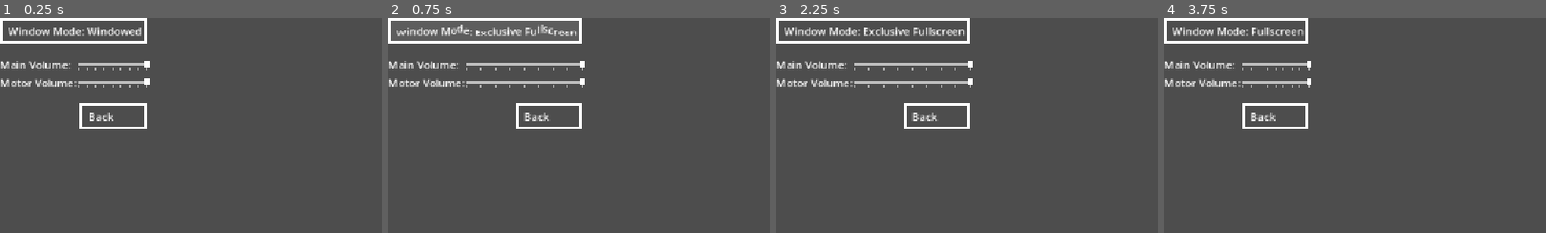
Above: before the commit, frames 1-4 (left to right).
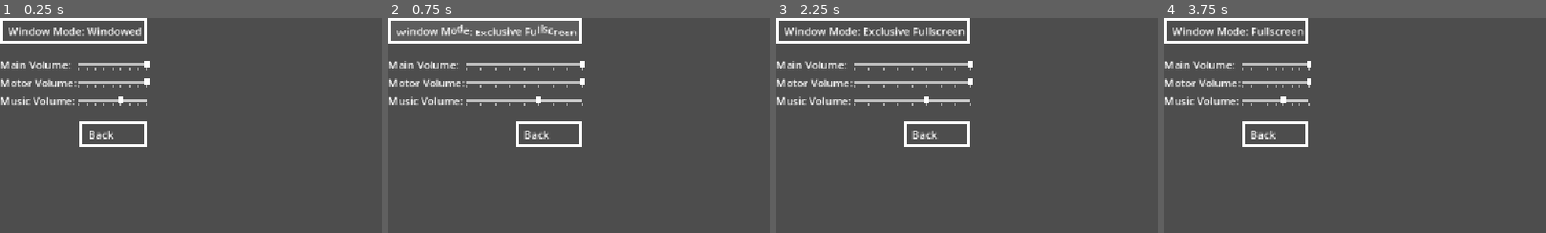
Above: after the commit, the same moments.

Repository: KIT-GameJam/dattel-jam
Game: Godot game, scene res://ui/settings_controls.tscn
The game is run twice, just before and just after one commit, with the same random seed, the same clock (stepped at 60 frames per second) and the same inputs. This scene is started directly instead of the project's main scene. Sound files missing from this copy of the repository are replaced by a short silence.
Inputs (mouse positions are % of the whole screen's width and height, from its top left):
- Up to frame 1 (0.25 s): no input
- Up to frame 2 (0.75 s): click (10, 3) at 0.52 s
- Up to frame 3 (2.25 s): move the mouse to (72, 45) at 1.27 s; hold D (right) 1.28-2.03 s; tap Space (temp_reach_goal) at 1.35, 2.1 s; tap Enter at 2 s; move the mouse to (30, 55) at 2.02 s; hold S (down) from 2.03 s (still down)
- Up to frame 4 (3.75 s): tap Space (temp_reach_goal) at 2.75, 2.85, 3.6 s; move the mouse to (60, 28) at 2.77 s; release S (down) at 2.78 s; hold D (right) from 2.78 s (still down); tap Enter at 3.5 s; move the mouse to (45, 70) at 3.52 s
The pictures show only the part of the screen within x 0-50%, y 0-50%; the shares and areas given below are measured in that part.

The runs differ from the first frame. In frame 1, 2.1% of the frame differs, in the area x 0-39%, y 36-60%; in frame 2, 2.3%, in the area x 0-51%, y 36-60%; in frame 3, 2.3%; in frame 4, 2.1%.

Commit message:
add music bus

Diff:
--- a/core/game_manager.tscn
+++ b/core/game_manager.tscn
@@ -4,6 +4,7 @@
 [ext_resource type="PackedScene" uid="uid://bi8ypnscaif16" path="res://ui/controls_container.tscn" id="2_x1aqt"]
 [ext_resource type="PackedScene" uid="uid://hl2ujghfrv1l" path="res://ui/pause_controls.tscn" id="3_a6n74"]
 [ext_resource type="PackedScene" uid="uid://bvmulltrvvj7f" path="res://ui/title_screen.tscn" id="4_bkwe0"]
+[ext_resource type="AudioStream" uid="uid://c43nwfoxkedii" path="res://assets/music/Geisterfahrer.ogg" id="5_x1aqt"]
 
 [sub_resource type="StyleBoxFlat" id="StyleBoxFlat_plrnn"]
 bg_color = Color(0, 0, 0, 0.77254903)
@@ -41,3 +42,8 @@
 
 [node name="Game" type="Node" parent="." unique_id=132858365]
 process_mode = 1
+
+[node name="BGMusic" type="AudioStreamPlayer" parent="." unique_id=1124464352]
+stream = ExtResource("5_x1aqt")
+autoplay = true
+bus = &"Music"
--- a/default_bus_layout.tres
+++ b/default_bus_layout.tres
@@ -7,3 +7,9 @@
 bus/1/bypass_fx = false
 bus/1/volume_db = 0.0
 bus/1/send = &"Master"
+bus/2/name = &"Music"
+bus/2/solo = false
+bus/2/mute = false
+bus/2/bypass_fx = false
+bus/2/volume_db = -4.0056863
+bus/2/send = &"Master"
--- a/ui/settings_controls.gd
+++ b/ui/settings_controls.gd
@@ -17,8 +17,14 @@
 func _sync_mode() -> void:
 	$WindowModeButton.text = "Window Mode: " + _mode_name(get_window().mode)
 
+func _sync_slider(slider: HSlider, bus_name: String) -> void:
+	slider.set_value_no_signal(AudioServer.get_bus_volume_linear(AudioServer.get_bus_index(bus_name)))
+
 func _ready() -> void:
 	_sync_mode()
+	_sync_slider($GridContainer/VolumeSlider, "Master")
+	_sync_slider($GridContainer/MotorVolumeSlider, "Motor")
+	_sync_slider($GridContainer/MusicVolumeSlider, "Music")
 
 func _on_back_button_on_click() -> void:
 	controls_container.pop_controls()
@@ -33,3 +39,6 @@
 
 func _on_motor_volume_slider_value_changed(value: float) -> void:
 	AudioServer.set_bus_volume_linear(AudioServer.get_bus_index("Motor"), value)
+
+func _on_music_volume_slider_value_changed(value: float) -> void:
+	AudioServer.set_bus_volume_linear(AudioServer.get_bus_index("Music"), value)
--- a/ui/settings_controls.tscn
+++ b/ui/settings_controls.tscn
@@ -104,6 +104,28 @@
 tick_count = 9
 ticks_on_borders = true
 
+[node name="Label3" type="Label" parent="GridContainer" unique_id=1893027416]
+layout_mode = 2
+text = "Music Volume:"
+
+[node name="MusicVolumeSlider" type="HSlider" parent="GridContainer" unique_id=1402577839]
+layout_mode = 2
+size_flags_horizontal = 3
+size_flags_vertical = 4
+mouse_default_cursor_shape = 10
+theme_override_constants/center_grabber = 1
+theme_override_constants/tick_offset = 2
+theme_override_icons/grabber = SubResource("GradientTexture2D_o4ehr")
+theme_override_icons/grabber_highlight = SubResource("GradientTexture2D_e3i4t")
+theme_override_icons/tick = SubResource("GradientTexture2D_78l3n")
+theme_override_styles/slider = SubResource("StyleBoxFlat_84jkg")
+theme_override_styles/grabber_area = SubResource("StyleBoxFlat_ytwsf")
+max_value = 1.0
+step = 0.125
+value = 1.0
+tick_count = 9
+ticks_on_borders = true
+
 [node name="BackButton" parent="." unique_id=1274416860 instance=ExtResource("1_7hf41")]
 custom_maximum_size = Vector2(100, -1)
 layout_mode = 2
@@ -114,4 +136,5 @@
 [connection signal="on_click" from="WindowModeButton" to="." method="_on_window_mode_button_on_click"]
 [connection signal="value_changed" from="GridContainer/VolumeSlider" to="." method="_on_volume_slider_value_changed"]
 [connection signal="value_changed" from="GridContainer/MotorVolumeSlider" to="." method="_on_motor_volume_slider_value_changed"]
+[connection signal="value_changed" from="GridContainer/MusicVolumeSlider" to="." method="_on_music_volume_slider_value_changed"]
 [connection signal="on_click" from="BackButton" to="." method="_on_back_button_on_click"]
